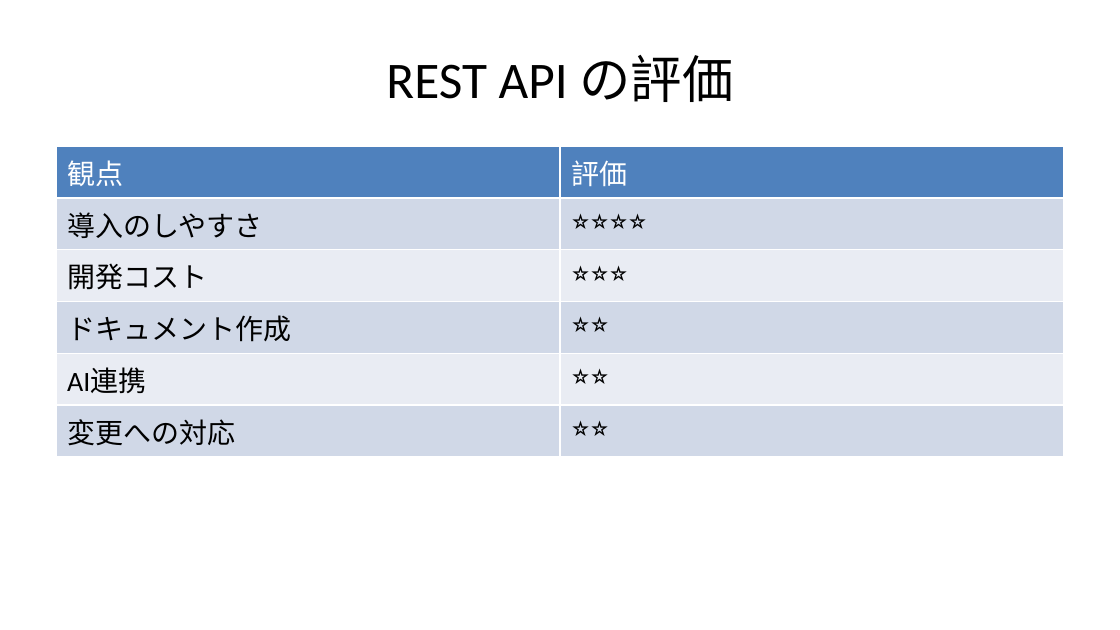
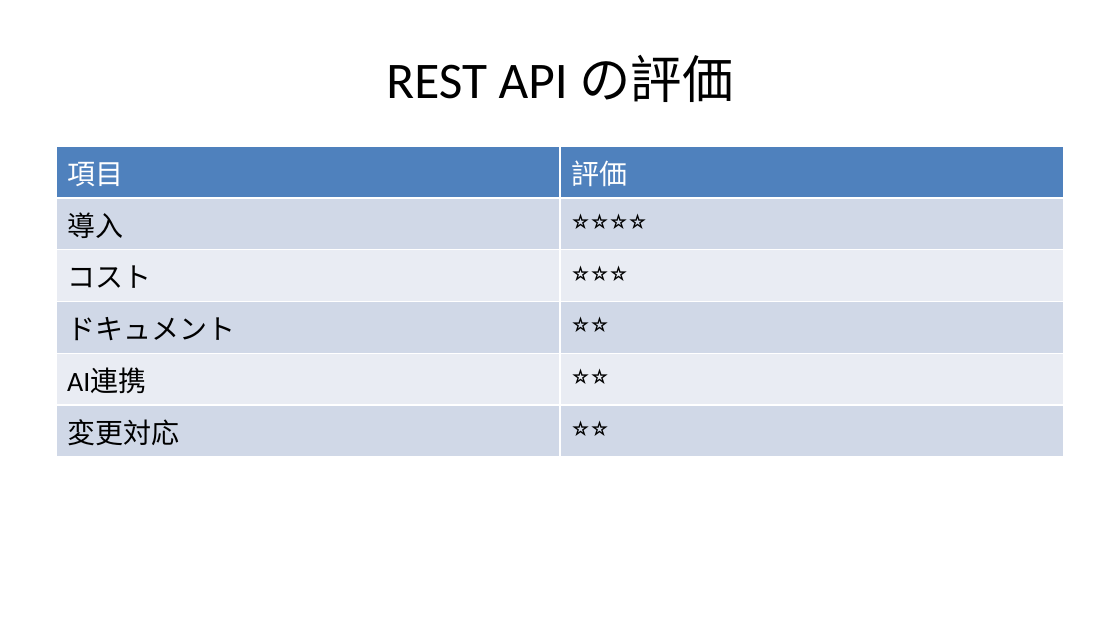
Before and after one commit to MasaoAsano/mcp-handson, a slide deck: slide 12 of chapter-01/quickguide.pptx (slide 11 before the commit). Drawn at 1120x630 pixels with LibreOffice and Linux fonts; fonts in the diff are those of the drawing. Boxes give left, top, right and bottom in pixels: in the first picture for what was removed or moved away, otherwise in the second. Text is boxed around its words. In the diff, an @@ line names an element or a change of style, - is before the commit and + after.

```diff
--- a/chapter-01/quickguide.pptx
+++ b/chapter-01/quickguide.pptx
@@ table at (56, 147, 1064, 562) @@
-row 1, column 1: 観点
+row 1, column 1: 項目
-row 2, column 1: 導入のしやすさ
+row 2, column 1: 導入
-row 3, column 1: 開発コスト
+row 3, column 1: コスト
-row 4, column 1: ドキュメント作成
+row 4, column 1: ドキュメント
-row 6, column 1: 変更への対応
+row 6, column 1: 変更対応
```
Also in this commit, not shown: 25 other slides changed, 4 slides added, 1 slide removed, 1 other file.
